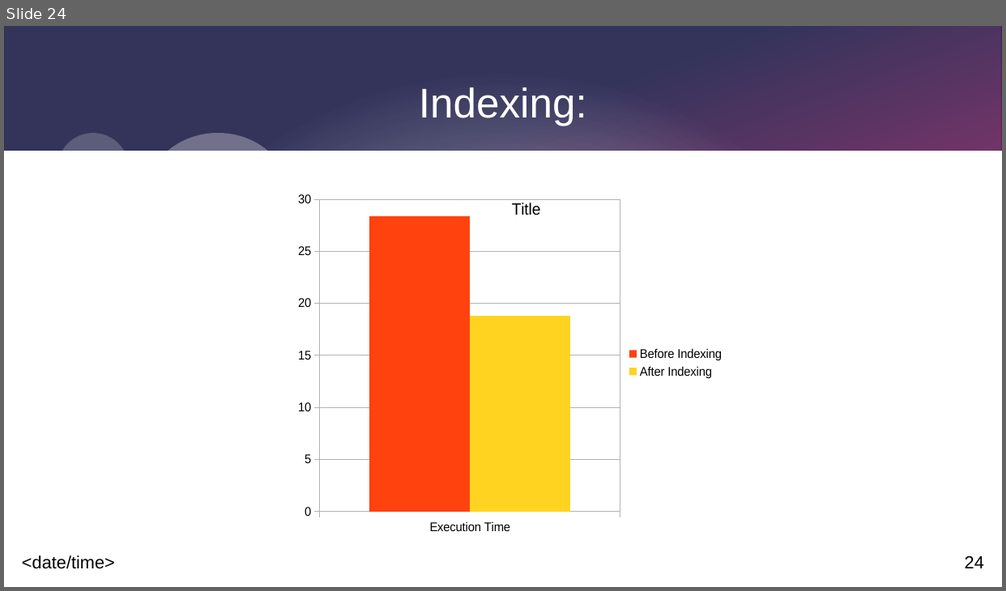
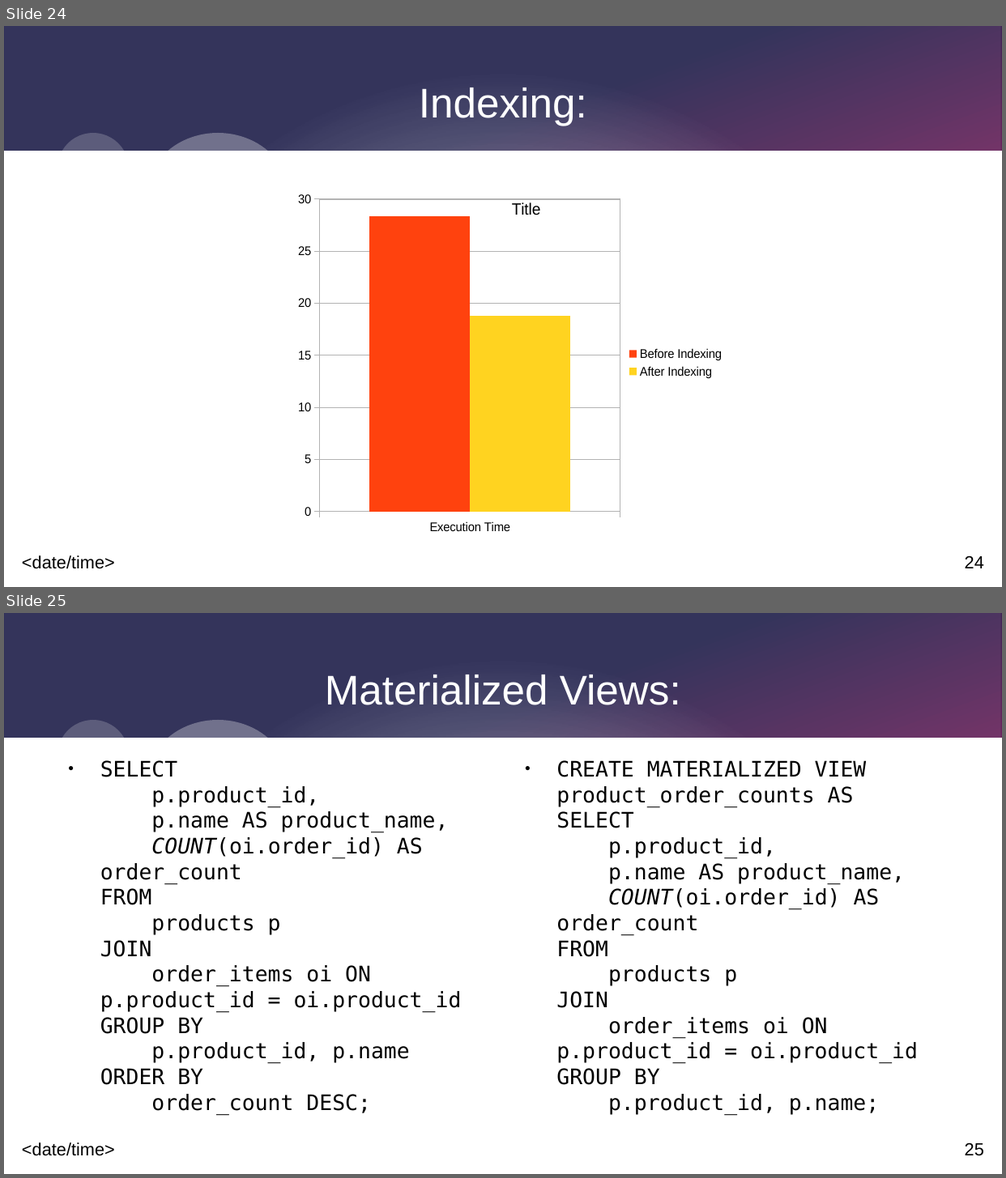
Before and after one commit to hamzaaldabe/QueryPerformanceAnalysis, a slide deck: QueryPerformanceAnalysis.odp. Shown one above the other, each under a label of ours: slide 24 before the commit, slides 24 and 25 after it. The pictures are 1006x591 and 1006x1178 pixels, drawn with LibreOffice and Linux fonts; fonts in the diff are those of the drawing. Boxes give left, top, right and bottom in pixels: in the first picture for what was removed or moved away, otherwise in the second. Text is boxed around its words. In the diff, an @@ line names an element or a change of style, - is before the commit and + after.

Commit message:
added mv

```diff
--- a/QueryPerformanceAnalysis.odp
+++ b/QueryPerformanceAnalysis.odp
@@ slide 25 added at box(4, 613, 1002, 1174), background #FFFFFF; not listed: 9 template elements that a slide beside it also shows @@
@@ title added at box(325, 675, 681, 705), 33 pt, text #FFFFFF @@
+Materialized Views:
@@ text added at box(100, 760, 462, 1115), 17 pt, text #000000 @@
+● SELECT
+  p.product_id,
+  p.name AS product_name,
+  COUNT(oi.order_id) AS order_count
+  FROM
+  products p
+  JOIN
+  order_items oi ON p.product_id = oi.product_id
+  GROUP BY
+  p.product_id, p.name
+  ORDER BY
+  order_count DESC;
@@ text added at box(556, 760, 918, 1115), 17 pt, text #000000 @@
+● CREATE MATERIALIZED VIEW product_order_counts AS
+  SELECT
+  p.product_id,
+  p.name AS product_name,
+  COUNT(oi.order_id) AS order_count
+  FROM
+  products p
+  JOIN
+  order_items oi ON p.product_id = oi.product_id
+  GROUP BY
+  p.product_id, p.name;
```
Also in this commit, not shown: 2 other slides added, 1 slide removed.
